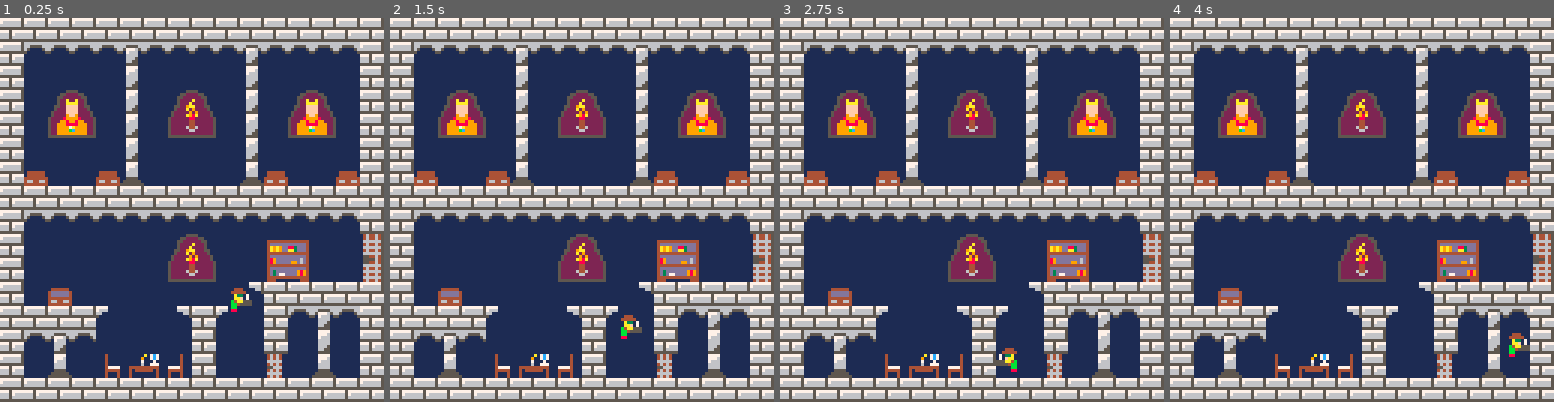
Above: before the commit, frames 1-4 (left to right).
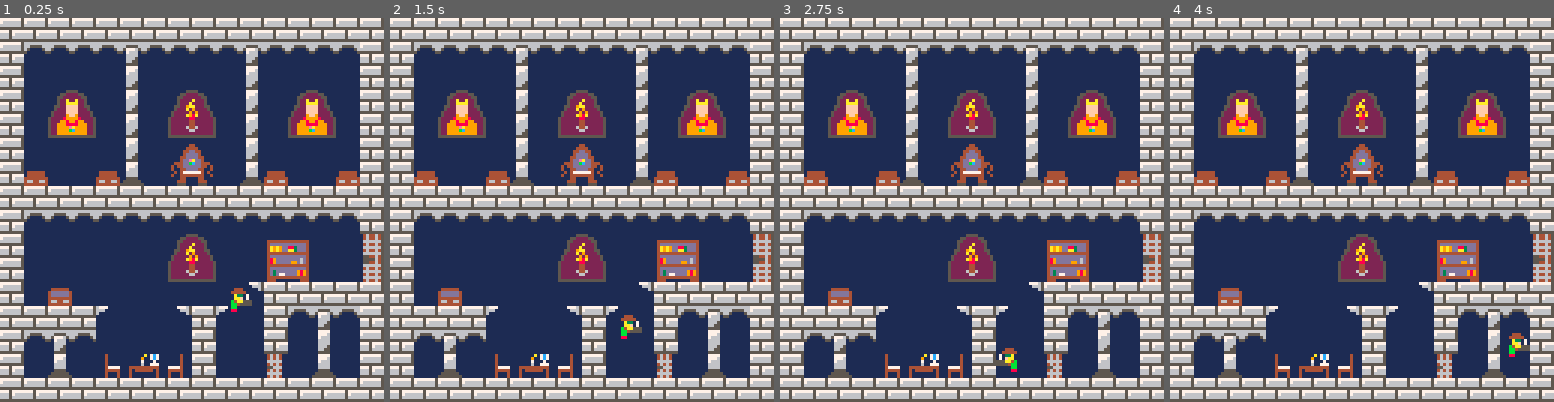
Above: after the commit, the same moments.

Repository: mRamiroGonzalez/dungeon
Game: PICO-8 cartridge dungeon.p8
Same seed, same stepped clock (60 frames per second), same inputs: the game is played once before the commit and once after it.
Inputs:
- Up to frame 1 (0.25 s): no input
- Up to frame 2 (1.5 s): tap O (Z key) at 0.33, 0.7, 1.43 s
- Up to frame 3 (2.75 s): hold Left 1.97-2.37 s; tap O (Z key) at 2.22 s
- Up to frame 4 (4 s): hold Right 2.87-3.53 s; tap O (Z key) at 3.1, 3.98 s

The runs differ from the first frame. In frame 1, 0.8% of the frame differs, in the area x 17-82%, y 28-79%; in frame 2, 0.8%; in frame 3, 0.8%; in frame 4, 0.8%.

Commit message:
texture changes

Diff:
--- a/dungeon.p8
+++ b/dungeon.p8
@@ -371,8 +371,8 @@
 4050505050615050505061505050504000000000000000000000000000000000000000000000000000000000000000000000000000000000000000000000000000000000000000000000000000000000000000000000000000000000000000000000000000000000000000000000000000000000000000000000000000000000
 40504e4f5061504c4d5061504e4f504000000000000000000000000000000000000000000000000000000000000000000000000000000000000000000000000000000000000000000000000000000000000000000000000000000000000000000000000000000000000000000000000000000000000000000000000000000000
 40505e5f5061505c5d5061505e5f504000000000000000000000000000000000000000000000000000000000000000000000000000000000000000000000000000000000000000000000000000000000000000000000000000000000000000000000000000000000000000000000000000000000000000000000000000000000
-4050505050615050505061505050504000000000000000000000000000000000000000000000000000000000000000000000000000000000000000000000000000000000000000000000000000000000000000000000000000000000000000000000000000000000000000000000000000000000000000000000000000000000
-4072505072625050505062725050724000000000000000000000000000000000000000000000000000000000000000000000000000000000000000000000000000000000000000000000000000000000000000000000000000000000000000000000000000000000000000000000000000000000000000000000000000000000
+405050505061504a4b5061505050504000000000000000000000000000000000000000000000000000000000000000000000000000000000000000000000000000000000000000000000000000000000000000000000000000000000000000000000000000000000000000000000000000000000000000000000000000000000
+407250507262505a5b5062725050724000000000000000000000000000000000000000000000000000000000000000000000000000000000000000000000000000000000000000000000000000000000000000000000000000000000000000000000000000000000000000000000000000000000000000000000000000000000
 4040404040404040404040404040404000000000000000000000000000000000000000000000000000000000000000000000000000000000000000000000000000000000000000000000000000000000000000000000000000000000000000000000000000000000000000000000000000000000000000000000000000000000
 4060606060606060606060606060604000000000000000000000000000000000000000000000000000000000000000000000000000000000000000000000000000000000000000000000000000000000000000000000000000000000000000000000000000000000000000000000000000000000000000000000000000000000
 405050505050504c4d5050696a50506e00000000000000000000000000000000000000000000000000000000000000000000000000000000000000000000000000000000000000000000000000000000000000000000000000000000000000000000000000000000000000000000000000000000000000000000000000000000
Not shown, changed: 18 lines of the sprite sheet (__gfx__) section of dungeon.p8
